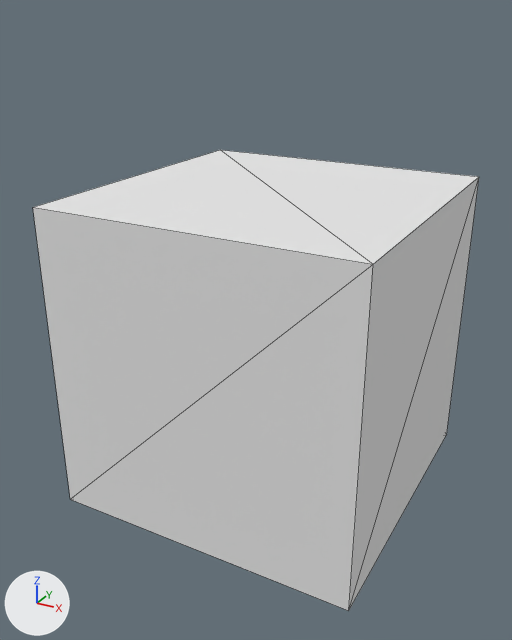
The OBJ model game/demo/models/cube.obj, before and after one commit.
Camera for both pictures: a 50 mm lens placed at (0.982, -1.902, 1.008), pointed at (-0.022, -0.078, 0.096). The lights are fixed; the arrows at lower left show +X, +Y and +Z. The picture after the commit comes second. Mesh edges are drawn as thin lines. Where no turn or scale is listed for an object, it has been applied to the vertices.
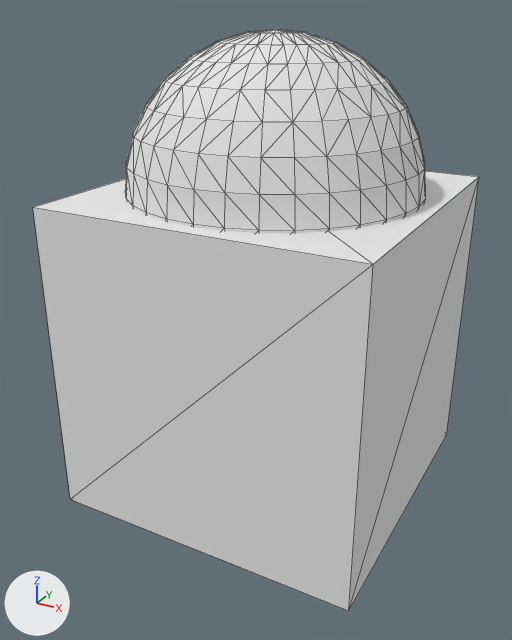
Changed parts and their boxes (x1, y1, x2, y2) in the pictures (512 x 640 px):
'Cube', reshaped (26% taller)
    before: (33, 150, 479, 611)
    after: (33, 29, 479, 611)
part 1 of me_cube, added
    after: (125, 29, 425, 233)

What changed in the scene script:
```text
Change me_cube:
    used by ob_cube; location = (0.0, 0.0, 0.0)
    remove me_cube.from_pydata(...)  # 8 vertices, 12 faces; spans x -0.5..0.5, y -0.5..0.5, z -0.5..0.5
    add me_cube.from_pydata(...)  # 490 vertices, 972 faces; spans x -0.5..0.5, y -0.5..0.5, z -0.5..0.955
    me_cube part 1: a new loose piece, a UV sphere (32 segments, 16 rings, poles along z) spanning x -0.449..0.449, y -0.449..0.449, z 0.058..0.955, in mat_material_001 (white #e7e7e7)
```
